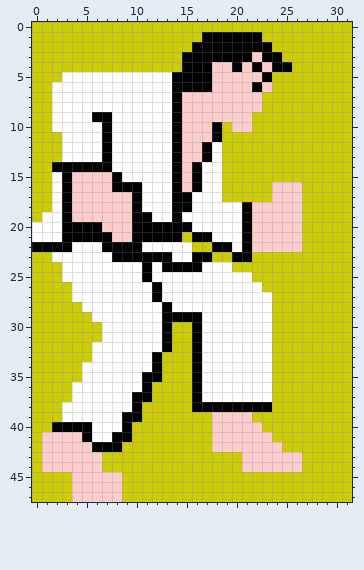
Two versions of one pixel-art sprite, assets/moves/stomach_blow/0.png. The picture above was drawn from the file before the commit.
The file is 32x48 pixels.
The result:
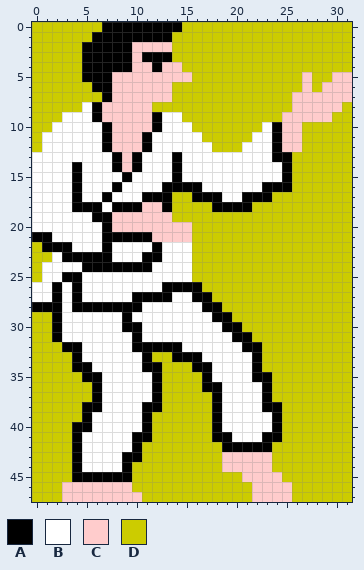
Palette (. is transparent): A #000000  B #ffffff  C #ffcccc  D #cccc00
Diff:
y 0: x 7..14 DDDDDDDD -> AAAAAAAA
y 1: x 6..13 DDDDDDDD -> AAAAAAAA; x 17..22 AAAAAA -> DDDDDD
y 2: x 5..13 DDDDDDDDD -> AAAAACCCC; x 16..23 AAAAAAAA -> DDDDDDDD
y 3: x 5..13 DDDDDDDDD -> AAAAACAAA; x 15..24 AAAAAAACAA -> DDDDDDDDDD
y 4: x 5..25 DDDDDDDDDDAAACCACACAA -> AAAAACCACCDDDDDDDDDDD
y 5: x 3..23 BBBBBBBBBBBAAAACCCCCA -> DDAAACCCCCCCCDDDDDDDD; x 27 D -> C; x 30..31 DD -> CC
y 6: x 2..23 BBBBBBBBBBBBAAAACCCCAC -> DDDDAACCCCCCDDDDDDDDDD; x 27 D -> C; x 29..31 DDD -> CCC
y 7: x 2..22 BBBBBBBBBBBBACCCCCCCC -> DDDDDACCCCCCDDDDDDDDD; x 26..31 DDDDDD -> CCCCCC
y 8: x 2..4 BBB -> DDD; x 6..22 BBBBBBBBACCCCCCCC -> ACCCCCDDDDDDDDDDD; x 26..30 DDDDD -> CCCCC
y 9: x 2 B -> D; x 7..12 ABBBBB -> CCCCCA; x 14..21 ACCCCCCC -> BDDDDDDD; x 25..29 DDDDD -> CCCCC
y 10: x 8..12 BBBBB -> CCCCA; x 14..18 ACCCA -> BBDDD; x 20..21 CC -> DD; x 23..26 DDDD -> BACC
y 11: x 1..2 DD -> BB; x 8..11 BBBB -> CCCA; x 14..18 ACCCA -> BBBDD; x 22..26 DDDDD -> BBACC
y 12: x 1..2 DD -> BB; x 8..11 BBBB -> CCCA; x 14..18 ACCAB -> BBBBD; x 21..26 DDDDDD -> BBBACC
y 13: x 0..2 DDD -> BBB; x 7..10 ABBB -> BACA; x 15..17 CCA -> BBB; x 19..25 DDDDDDD -> BBBBBAA
y 14: x 0..3 DDAA -> BBBB; x 5..10 AAABBB -> BBBACA; x 15..16 CA -> BB; x 19..25 DDDDDDD -> BBBBBBA
y 15: x 0..1 DD -> BB; x 3..9 ACCCCAB -> BABBBBA; x 15..16 CA -> BB; x 19..25 DDDDDDD -> BBBBBBA
y 16: x 0..1 DD -> BB; x 3..7 ACCCC -> BABBB; x 9..10 AA -> BB; x 13 B -> A; x 15 C -> A; x 19..26 DDDDDCCC -> BBBBAAAD
y 17: x 0..1 DD -> BB; x 3..26 ACCCCCCABBBAABBBDDDDDCCC -> BABBABBBAAADDAAABBAAADDD
y 18: x 0..1 DD -> BB; x 3..9 ACCCCCC -> BAAABAA; x 11..20 BBBAABBBBB -> CCADDDDAAA; x 22..26 CCCCC -> DDDDD
y 19: x 0 D -> B; x 3..7 ACCCC -> BBBAA; x 10..26 AABBABBBBBBACCCCC -> CCCCDDDDDDDDDDDDD
y 20: x 3..7 AAAAC -> BBBBA; x 10..26 AAAAAABBBBBACCCCC -> CCCCCCDDDDDDDDDDD
y 21: x 0..1 BB -> AA; x 3..6 AAAA -> BBBB; x 8..9 CC -> AA; x 12..26 AAADAABBBACCCCC -> CCCCDDDDDDDDDDD
y 22: x 0 A -> D; x 8..10 AAA -> BBB; x 12 B -> A; x 18..26 AABACCCCC -> DDDDDDDDD
y 23: x 3..10 BBBBBAAA -> AAAAABBB; x 13 A -> B; x 16..17 AA -> DD; x 20..21 AA -> DD
y 24: x 1..2 DD -> BB; x 5..10 BBBBBB -> AAAAAA; x 13..19 AAAABBB -> BBBDDDD
y 25: x 1..4 DDBB -> BBAA; x 11 A -> B; x 16..21 BBBBBB -> DDDDDD
y 26: x 0..4 DDDDB -> BBABA; x 12..22 ABBBBBBBBBB -> BAAAADDDDDD
y 27: x 0..4 DDDDB -> BBABA; x 10..11 BB -> AA; x 13 B -> A; x 16..23 BBBBBBBB -> AADDDDDD
y 28: x 0..10 DDDDDBBBBBB -> AAABAAAAAAA; x 13 A -> B; x 17..23 BBBBBBB -> AADDDDD
y 29: x 2..5 DDDD -> ABBB; x 9 B -> A; x 13..16 AAAA -> BBBB; x 18..23 BBBBBB -> AADDDD
y 30: x 2..6 DDDDD -> ABBBB; x 9..10 BB -> AA; x 13..16 ADDA -> BBBB; x 19..23 BBBBB -> AADDD
y 31: x 2..6 DDDDD -> ABBBB; x 10 B -> A; x 13..16 ADDA -> BBBB; x 20..23 BBBB -> AADD
y 32: x 3..5 DDD -> AAB; x 10..12 BBB -> AAA; x 14..16 DDA -> ABB; x 21..23 BBB -> AAD
y 33: x 4..5 DD -> AB; x 11..12 BA -> AD; x 14..15 DD -> AA; x 22..23 BB -> AD
y 34: x 4..5 DB -> AA; x 11 B -> A; x 17 B -> A; x 22..23 BB -> AD
y 35: x 5..6 BB -> AA; x 11 A -> B; x 16..17 AB -> DA; x 22..23 BB -> AA
y 36: x 4..6 BBB -> DDA; x 11..12 AD -> BA; x 16..18 ABB -> DAA; x 23 B -> A
y 37: x 4..6 BBB -> DDA; x 10..12 AAD -> BBA; x 16..18 ABB -> DDA; x 23 B -> A
y 38: x 3..6 BBBB -> DDAA; x 10..12 ADD -> BAA; x 16..17 AA -> DD; x 19..22 AAAA -> BBBB; x 24 D -> A
y 39: x 3..5 BBB -> DDA; x 9..11 AAD -> BBA; x 18..24 CCCCDDD -> ABBBBBA
y 40: x 2..3 AA -> DD; x 9..11 ADD -> BBA; x 18..24 CCCCCDD -> ABBBBBA
y 41: x 1..5 CCCCA -> DDDAB; x 8..11 AADD -> BBAA; x 18..24 CCCCCCD -> AABBBAA
y 42: x 1..10 CCCCCAAADD -> DDDABBBBBA; x 18..24 CCCCCCC -> DAAAAAD
y 43: x 1..10 CCCCCCDDDD -> DDDABBBBAA; x 19..20 DD -> CC; x 24..26 CCC -> DDD
y 44: x 1..9 CCCCCCDDD -> DDDABBBBA; x 19..20 DD -> CC; x 24..26 CCC -> DDD
y 45: x 4..9 CCCCCD -> AAAAAA; x 21..24 DDDD -> CCCC
y 46: x 3 D -> C; x 9 D -> C; x 22..25 DDDD -> CCCC
y 47: x 3 D -> C; x 9..10 DD -> CC; x 22..25 DDDD -> CCCC
